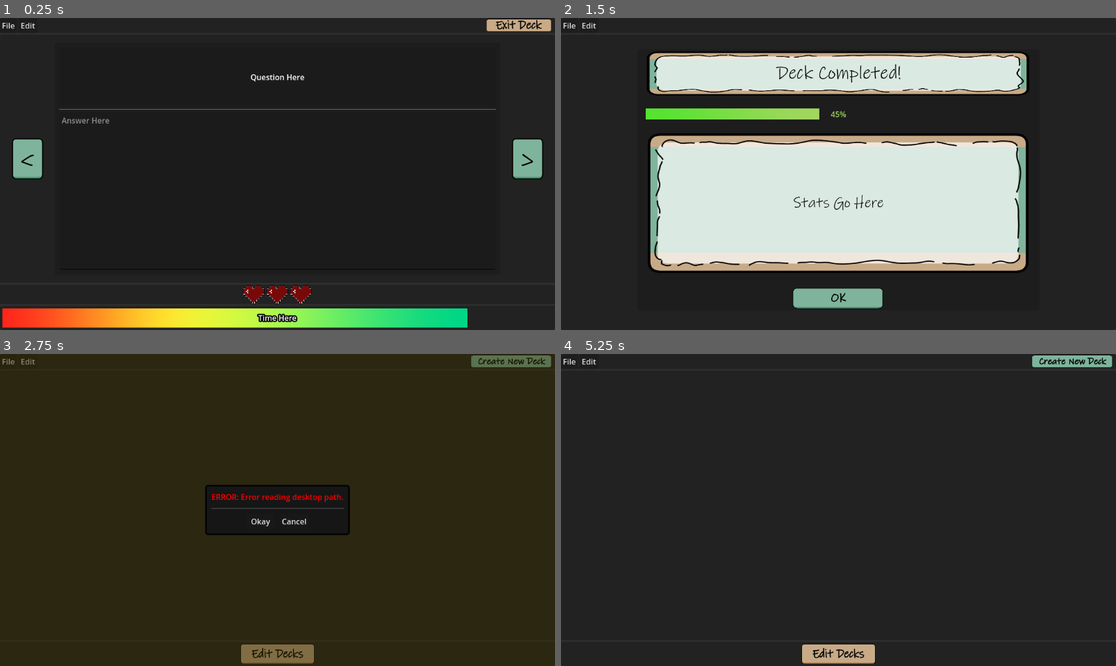
Above: before the commit, frames 1-4 (two rows, left to right).
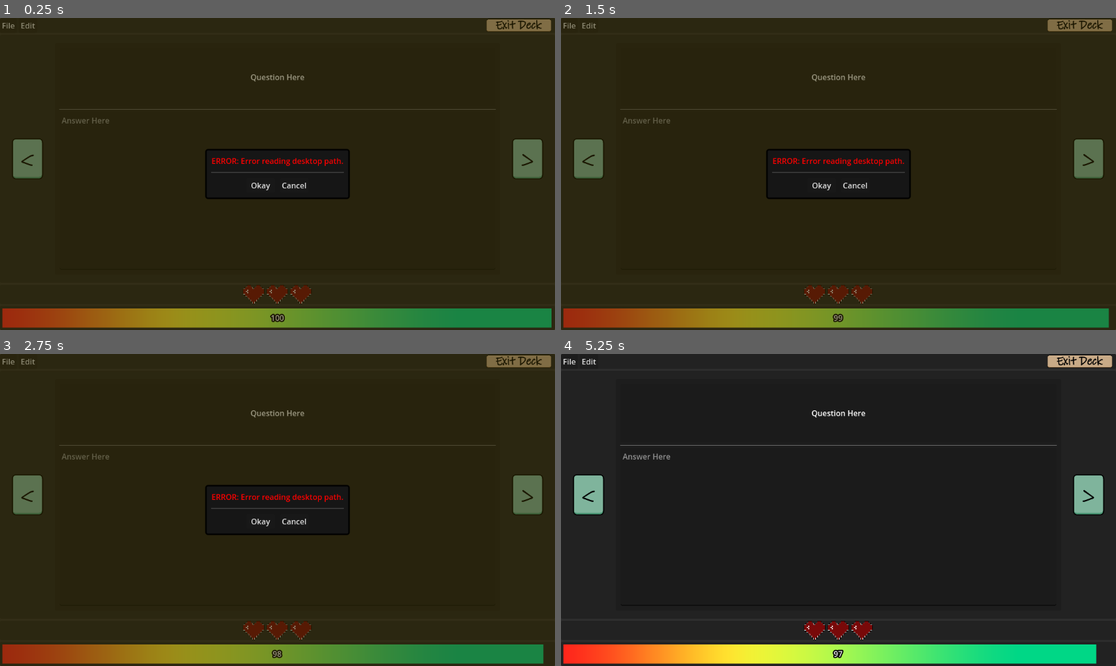
Above: after the commit, the same moments.

Repository: J-Four/Team-9-OOSE
Game: Godot game, scene res://Scenes/playDeck.tscn
The game is run twice, just before and just after one commit, with the same random seed, the same clock (stepped at 60 frames per second) and the same inputs. This scene is started directly instead of the project's main scene.
Inputs (mouse positions are in pixels of both pictures, inside the frame that each line leads up to):
- Up to frame 1 (0.25 s): no input
- Up to frame 2 (1.5 s): click "<" at 0.5 s; click ">" at 1.25 s
- Up to frame 3 (2.75 s): click (277, 634) at 2 s, where only the run before the commit has a clickable "OK"
- Up to frame 4 (5.25 s): click (1071, 360) at 2.75 s, where only the run before the commit has a clickable "Create New Deck"; click (1071, 360) at 3.5 s, where only the run before the commit has a clickable "Create New Deck"; click (838, 653) at 4.25 s, where only the run before the commit has a clickable "Edit Decks"; click "Okay" at 5 s

The runs differ from the first frame. In frame 1, 9.3% of the frame differs, in the area x 0-100%, y 0-100%; in frame 2, 50%; in frame 3, 8.6%; in frame 4, 8.8%.

Commit message:
timer is working but loading the deck isnt working yet

Diff:
--- a/testinggodot/Scenes/playDeck.tscn
+++ b/testinggodot/Scenes/playDeck.tscn
@@ -62,12 +62,11 @@
 layout_mode = 2
 size_flags_horizontal = 3
 
-[node name="Button" type="Button" parent="PanelContainer/VBoxContainer/PanelContainer/HBoxContainer"]
+[node name="ExitButton" type="Button" parent="PanelContainer/VBoxContainer/PanelContainer/HBoxContainer"]
 custom_minimum_size = Vector2(150, 0)
 layout_mode = 2
 theme = ExtResource("2_o5kyd")
 text = "Exit Deck"
-script = ExtResource("1_om22i")
 
 [node name="PanelContainer2" type="PanelContainer" parent="PanelContainer/VBoxContainer"]
 custom_minimum_size = Vector2(0, 500)
@@ -86,7 +85,7 @@
 theme_override_constants/separation = 17
 alignment = 1
 
-[node name="Button" type="Button" parent="PanelContainer/VBoxContainer/PanelContainer2/MarginContainer/HBoxContainer"]
+[node name="PrevArrow" type="Button" parent="PanelContainer/VBoxContainer/PanelContainer2/MarginContainer/HBoxContainer"]
 custom_minimum_size = Vector2(80, 100)
 layout_mode = 2
 size_flags_vertical = 4
@@ -110,7 +109,7 @@
 [node name="PanelContainer" type="PanelContainer" parent="PanelContainer/VBoxContainer/PanelContainer2/MarginContainer/HBoxContainer/PanelContainer/MarginContainer/VBoxContainer"]
 layout_mode = 2
 
-[node name="Label2" type="Label" parent="PanelContainer/VBoxContainer/PanelContainer2/MarginContainer/HBoxContainer/PanelContainer/MarginContainer/VBoxContainer/PanelContainer"]
+[node name="QLabel" type="Label" parent="PanelContainer/VBoxContainer/PanelContainer2/MarginContainer/HBoxContainer/PanelContainer/MarginContainer/VBoxContainer/PanelContainer"]
 custom_minimum_size = Vector2(900, 121)
 layout_mode = 2
 text = "Question Here"
@@ -120,7 +119,7 @@
 [node name="HSeparator" type="HSeparator" parent="PanelContainer/VBoxContainer/PanelContainer2/MarginContainer/HBoxContainer/PanelContainer/MarginContainer/VBoxContainer"]
 layout_mode = 2
 
-[node name="TextEdit" type="TextEdit" parent="PanelContainer/VBoxContainer/PanelContainer2/MarginContainer/HBoxContainer/PanelContainer/MarginContainer/VBoxContainer"]
+[node name="ATextEdit" type="TextEdit" parent="PanelContainer/VBoxContainer/PanelContainer2/MarginContainer/HBoxContainer/PanelContainer/MarginContainer/VBoxContainer"]
 clip_contents = false
 custom_minimum_size = Vector2(900, 300)
 layout_mode = 2
@@ -133,7 +132,6 @@
 size_flags_vertical = 4
 theme = ExtResource("3_wb6ev")
 text = ">"
-script = ExtResource("1_om22i")
 
 [node name="PanelContainer4" type="PanelContainer" parent="PanelContainer/VBoxContainer"]
 layout_mode = 2
@@ -187,13 +185,14 @@
 grow_vertical = 2
 texture = SubResource("GradientTexture1D_a0eps")
 
-[node name="Label3" type="Label" parent="PanelContainer/VBoxContainer/PanelContainer3"]
+[node name="TimerLabel" type="Label" parent="PanelContainer/VBoxContainer/PanelContainer3"]
 layout_mode = 2
 theme_override_constants/outline_size = 10
 text = "Time Here"
 horizontal_alignment = 1
 
-[node name="Timer" type="Timer" parent="PanelContainer/VBoxContainer/PanelContainer3/Label3"]
+[node name="Timer" type="Timer" parent="PanelContainer/VBoxContainer/PanelContainer3/TimerLabel"]
 
-[connection signal="pressed" from="PanelContainer/VBoxContainer/PanelContainer/HBoxContainer/Button" to="PanelContainer/VBoxContainer/PanelContainer/HBoxContainer/Button" method="_Exit_deck_on_pressed"]
+[connection signal="pressed" from="PanelContainer/VBoxContainer/PanelContainer/HBoxContainer/ExitButton" to="." method="_on_exit_button_pressed"]
+[connection signal="pressed" from="PanelContainer/VBoxContainer/PanelContainer2/MarginContainer/HBoxContainer/PrevArrow" to="." method="_on_prev_arrow_pressed"]
 [connection signal="pressed" from="PanelContainer/VBoxContainer/PanelContainer2/MarginContainer/HBoxContainer/NextArrow" to="." method="_on_next_arrow_pressed"]
--- a/testinggodot/scripts/MainMenu.gd
+++ b/testinggodot/scripts/MainMenu.gd
@@ -3,6 +3,8 @@
 @onready var deck_button: Resource = preload("res://Scenes/DeckButton.tscn")
 @onready var hflow: HFlowContainer = get_node("PanelContainer/MarginContainer/VBoxContainer/PanelContainer2/MarginContainer/HFlowContainer")
 
+signal ChosenDeck (deckName : String)
+var ChosenDeckName : String
 
 # Called when the node enters the scene tree for the first time.
 func _ready() -> void:
@@ -38,7 +40,7 @@
 	hflow.add_child(new_deck)
 	if "Level" in data.keys():
 		new_deck.text = name + "\nLvl " + str(data["Level"])
-		new_deck.pressed.connect(self._deck_pressed)
+		new_deck.pressed.connect(self._deck_pressed) #new button will run deck pressed func now
 	else:
 		new_deck.text = "Error"
 		print(get_tree().root.get_child(1).name)
@@ -56,26 +58,8 @@
 
 
 func _deck_pressed() -> void:
-	get_tree().change_scene_to_file("res://Scenes/playDeck.tscn")
 
-
-func _on_deck_2_pressed() -> void:
-	get_tree().change_scene_to_file("res://Scenes/playDeck.tscn")
-
-
-func _on_deck_3_pressed() -> void:
-	get_tree().change_scene_to_file("res://Scenes/playDeck.tscn")
-
-
-func _on_deck_4_pressed() -> void:
-	get_tree().change_scene_to_file("res://Scenes/playDeck.tscn")
-
-
-func _on_deck_5_pressed() -> void:
-	get_tree().change_scene_to_file("res://Scenes/playDeck.tscn")
-
-
-func _on_deck_6_pressed() -> void:
+	#ChosenDeck.emit(ChosenDeckName)
 	get_tree().change_scene_to_file("res://Scenes/playDeck.tscn")
 
 
--- a/testinggodot/scripts/playScreen.gd
+++ b/testinggodot/scripts/playScreen.gd
@@ -1,21 +1,93 @@
 extends Node
 
+@onready var Deckname
+@onready var PrevArrow : Button = get_node("PanelContainer/VBoxContainer/PanelContainer2/MarginContainer/HBoxContainer/PrevArrow")
+@onready var NextArrow : Button = get_node("PanelContainer/VBoxContainer/PanelContainer2/MarginContainer/HBoxContainer/NextArrow")
+@onready var QLabel : Label = get_node("PanelContainer/VBoxContainer/PanelContainer2/MarginContainer/HBoxContainer/PanelContainer/MarginContainer/VBoxContainer/PanelContainer/QLabel")
+@onready var ATextEdit : TextEdit = get_node("PanelContainer/VBoxContainer/PanelContainer2/MarginContainer/HBoxContainer/PanelContainer/MarginContainer/VBoxContainer/ATextEdit")
+@onready var TimerBar : ProgressBar = get_node("PanelContainer/VBoxContainer/PanelContainer3/MarginContainer/ProgressBar")
+@onready var Timerlabel : Label = get_node("PanelContainer/VBoxContainer/PanelContainer3/TimerLabel")
+
+
+var currentCard : int = 1
+var numCards: int = 1
+var currentDeck : Dictionary
 
 # Called when the node enters the scene tree for the first time.
 func _ready() -> void:
-	pass # Replace with function body.
+	#Deckname.ChosenDeck.connect(_open_deck)
+	TimerBar.value = 100
+	_open_deck("SomeDeck")
 
 
 # Called every frame. 'delta' is the elapsed time since the previous frame.
 func _process(_delta: float) -> void:
+	TimerBar.value = TimerBar.value - 0.01
+	Timerlabel.text = str(roundf(TimerBar.value))
+	if (TimerBar.value == 0):
+		Timerlabel.text = "Time's Up!"
+		await get_tree().create_timer(1).timeout
+		_on_next_arrow_pressed()
+
+
+func _open_deck(Dname : String):
+	var dir_path: String = OS.get_system_dir(OS.SYSTEM_DIR_DESKTOP) + "/flash_cards"
+	var dir = DirAccess.open(dir_path) #grabbed a lot of this straight from Main menu script
+	if not dir:
+		MessageDisplayer.error_popup("Error reading desktop path.", self)
+		return
+
+	if (dir.file_exists(Dname + ".json")):
+		print("Found: " + Dname)
+		var deck_file = FileAccess.open(dir_path + "/" + Dname + ".json", FileAccess.READ)
+		var data_str: String = deck_file.get_as_text()
+
+		var json = JSON.new()
+		var error = json.parse(data_str)
+		if error == OK:
+			var data: Dictionary = json.data
+		else:
+			MessageDisplayer.error_popup("JSON parse error: " + json.get_error_message() + " in " + data_str, self)
+	else:
+		QLabel.text = "deck not found"
+		print("deck not fdound")
+
+func _load_deck(Dname : String, data : Dictionary):
+	PrevArrow.visible = false
+	currentDeck = data
+	numCards = len(data["cards"]) #getting number of cards
+	QLabel.text = str(data["Cards"][currentCard]["Question"]) #filling in question text
+
 	pass
 
+func _change_card_display(idx : int):
+	if (idx == 0): # if first card turn off left arrow
+		PrevArrow.visible = false
+	else:
+		PrevArrow.visible = true
+	if (idx == numCards): # if last card turn off right arrow
+		NextArrow.visible = false
+	else:
+		NextArrow.visibile = true
+	QLabel.text = str(currentDeck["Cards"][currentCard]["Question"]) #filling in question text
 
-func _Exit_deck_on_pressed() -> void:
-	get_tree().change_scene_to_file("res://Scenes/MainSceneControl.tscn")
-	pass # Replace with function body.
+
 
 
 func _on_next_arrow_pressed() -> void:
-	get_tree().change_scene_to_file("res://Scenes/DeckEnd.tscn")
-	pass # Replace with function body.
+	if (currentCard == numCards):
+		get_tree().change_scene_to_file("res://Scenes/DeckEnd.tscn")
+	else:
+		currentCard = currentCard + 1
+		_change_card_display(currentCard)
+
+
+func _on_prev_arrow_pressed() -> void:
+	if (currentCard != 1):
+		currentCard = currentCard - 1
+		_change_card_display(currentCard)
+
+
+
+func _on_exit_button_pressed() -> void:
+	get_tree().change_scene_to_file("res://Scenes/MainSceneControl.tscn")
